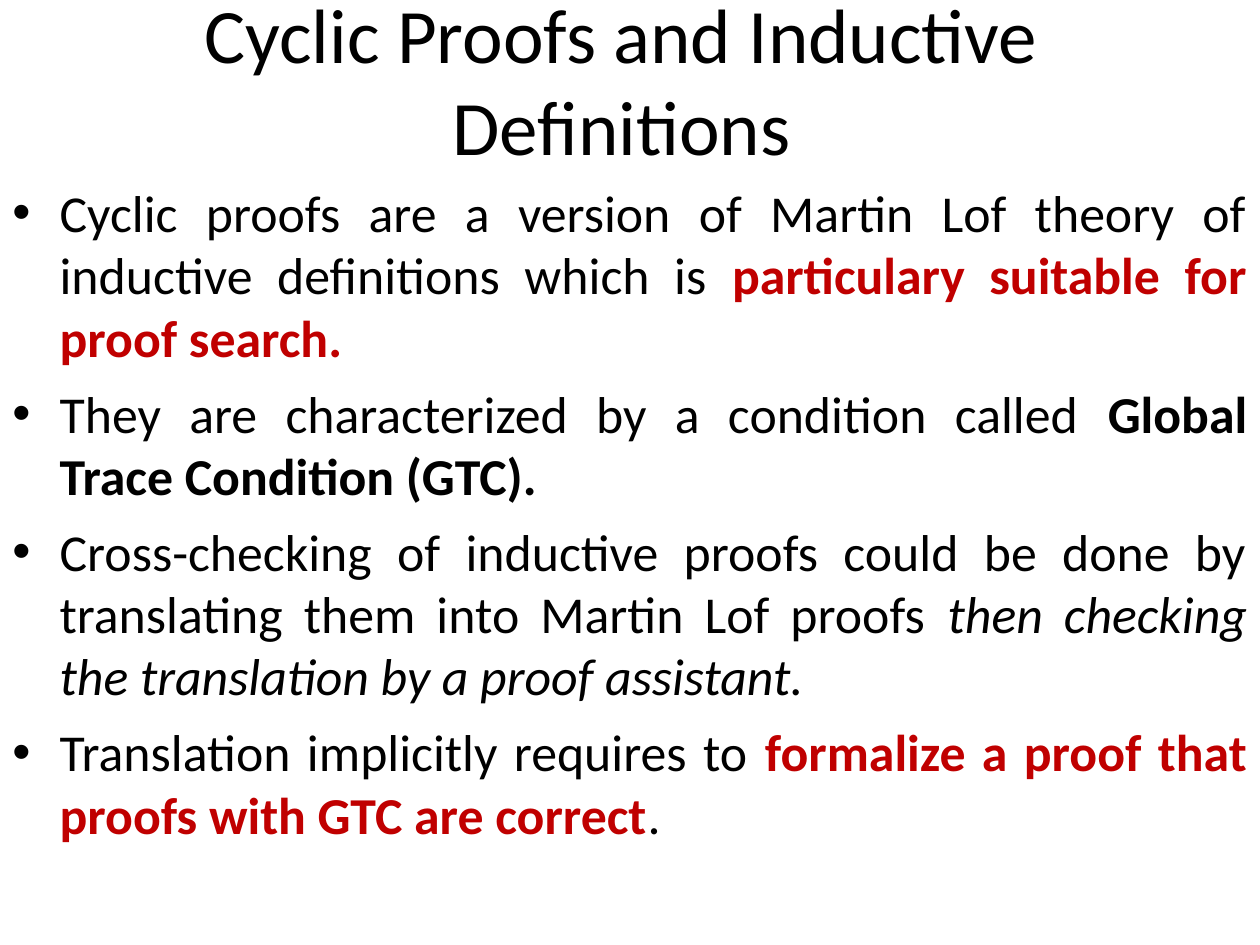
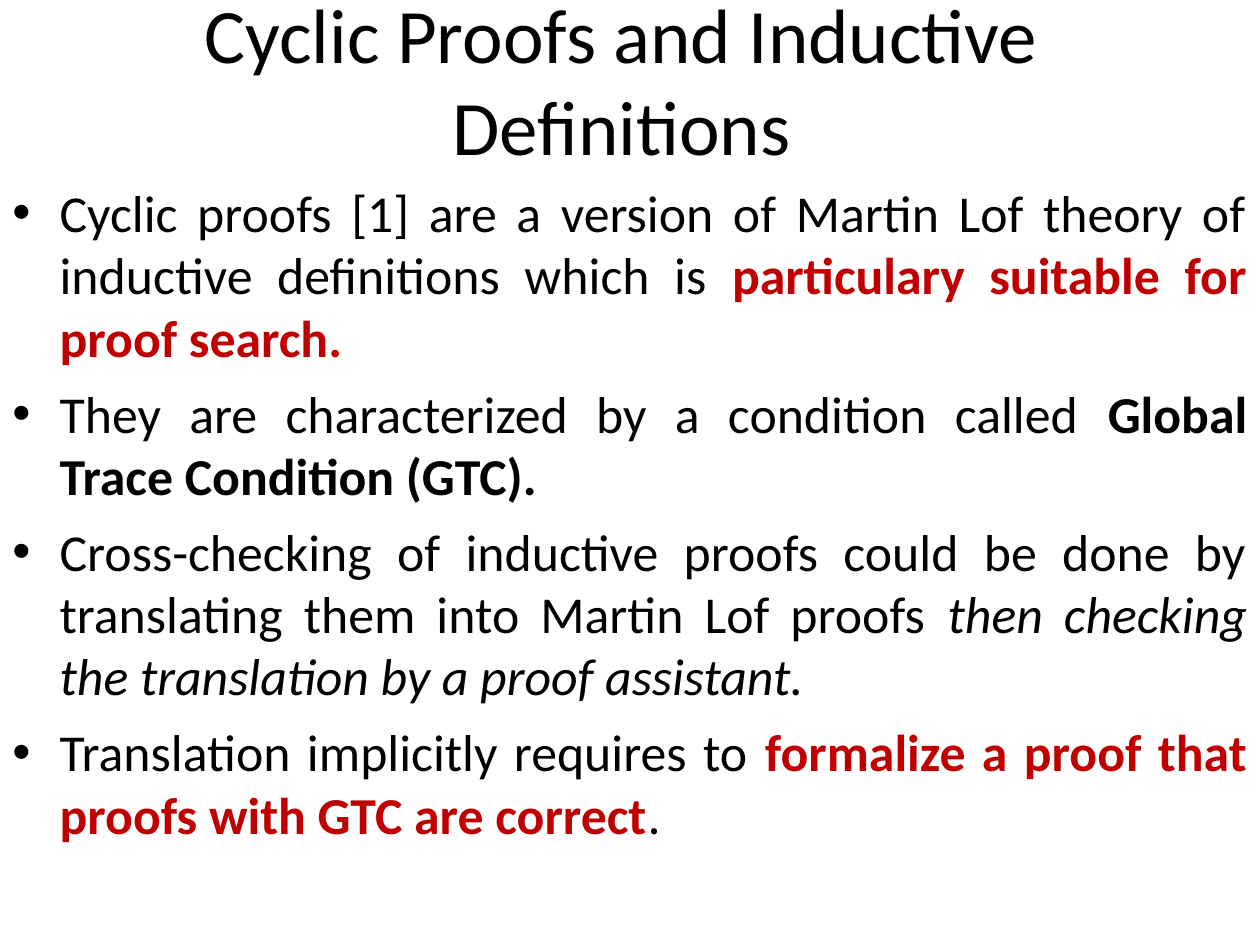
Before and after one commit to stefanoangeloberardi/GTC-injective, a slide deck: slide 2 of PDF/20260219-FUEFUKI24-Isawa Onsen-Injectivity-Slides.ppt. Drawn at 1260x945 pixels with LibreOffice and Linux fonts; fonts in the diff are those of the drawing. Boxes give left, top, right and bottom in pixels: in the first picture for what was removed or moved away, otherwise in the second. Text is boxed around its words. In the diff, an @@ line names an element or a change of style, - is before the commit and + after.

```diff
--- a/PDF/20260219-FUEFUKI24-Isawa Onsen-Injectivity-Slides.ppt
+++ b/PDF/20260219-FUEFUKI24-Isawa Onsen-Injectivity-Slides.ppt
@@ text at bbox=[60, 194, 1247, 365]: text changed @@
-• Cyclic proofs are a version of Martin Lof theory of inductive definitions which is particulary suitable for proof search.
+• Cyclic proofs [1] are a version of Martin Lof theory of inductive definitions which is particulary suitable for proof search.
```
Also in this commit, not shown: 1 other slide changed, 1 slide added.
